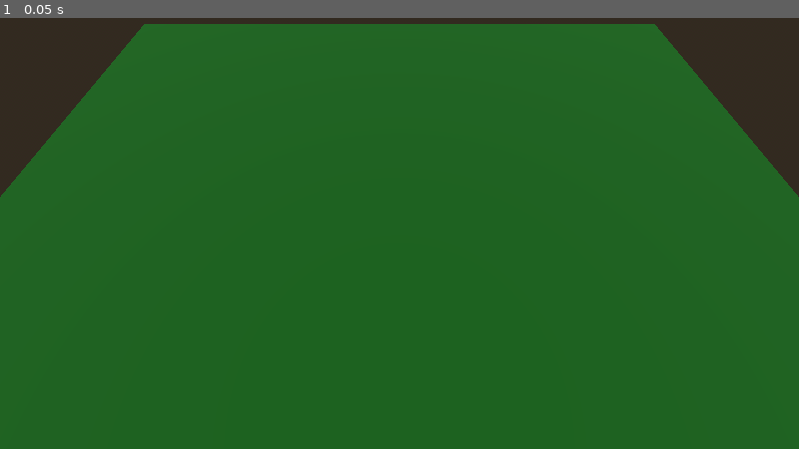
Above: before the commit, frame 1.
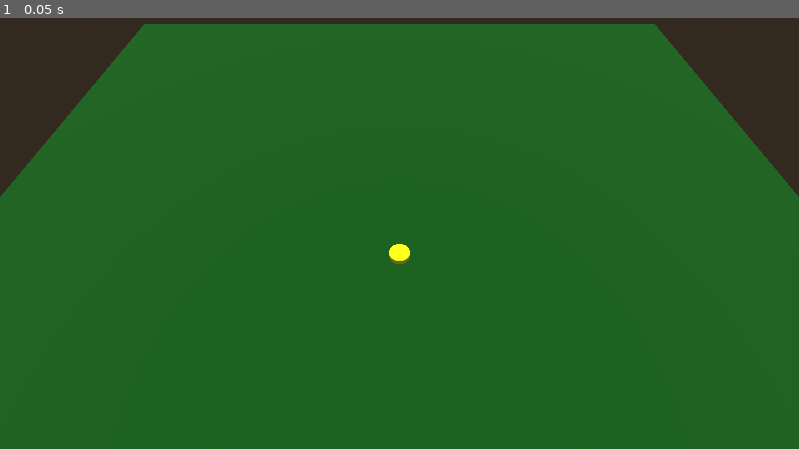
Above: after the commit, the same moment.

Repository: pharminithegame-dev/TowerDefenseGameJam
Game: Godot game, scene res://Scenes/Testing/AlexDemoScene.tscn
Two runs of this game, one before a commit and one after it. Both use one fixed random seed, a clock stepped at 60 frames per second and the inputs below.
Inputs:
- Up to frame 1 (0.05 s): no input

The runs differ from the first frame. In frame 1, 0.1% of the frame differs, in the area x 48-52%, y 52-58%.

Commit message:
Added primitive coin, setup for camera click events.
Made a material for a coin, easily adjustable later. Something to note is that the capsule collision object (which i read up on stackexchange) is scaled to fit the coin, but gives a warning that it not being uniform might not perform as expected. I'm keeping it for now, but if it comes to it i'll look into it.

Diff:
--- /dev/null
+++ b/Art/Materials/money.tres
@@ -0,0 +1,4 @@
+[gd_resource type="StandardMaterial3D" format=3 uid="uid://xqcd7fmpuxua"]
+
+[resource]
+albedo_color = Color(1, 1, 0, 1)
--- /dev/null
+++ b/Scenes/Money/money.tscn
@@ -0,0 +1,19 @@
+[gd_scene load_steps=4 format=3 uid="uid://8gp71ntyt4f3"]
+
+[ext_resource type="Material" uid="uid://xqcd7fmpuxua" path="res://Art/Materials/money.tres" id="1_r8swn"]
+
+[sub_resource type="CapsuleMesh" id="CapsuleMesh_rngxq"]
+
+[sub_resource type="CapsuleShape3D" id="CapsuleShape3D_vamrx"]
+
+[node name="Money" type="Area3D"]
+transform = Transform3D(1, 0, 0, 0, 1, 0, 0, 0, 1, 0, 0.88909, 0)
+
+[node name="MeshInstance3D" type="MeshInstance3D" parent="."]
+transform = Transform3D(0.781, 0, 0, 0, 0.287, 0, 0, 0, 0.884, 0, 0, 0)
+material_override = ExtResource("1_r8swn")
+mesh = SubResource("CapsuleMesh_rngxq")
+
+[node name="CollisionShape3D" type="CollisionShape3D" parent="."]
+transform = Transform3D(0.781, 0, 0, 0, 0.287, 0, 0, 0, 0.884, 0, 0, 0)
+shape = SubResource("CapsuleShape3D_vamrx")
--- /dev/null
+++ b/Scenes/Money/moneyPickup.gd
@@ -0,0 +1,15 @@
+extends Area3D
+
+var value: int = 10
+
+# Called when the node enters the scene tree for the first time.
+func _ready() -> void:
+	add_to_group("money")
+
+
+# Called every frame. 'delta' is the elapsed time since the previous frame.
+func _process(delta: float) -> void:
+	pass
+
+func pick_up() -> void:
+	MoneyManager.add_money(value)
--- a/Scenes/Testing/AlexDemoScene.tscn
+++ b/Scenes/Testing/AlexDemoScene.tscn
@@ -1,4 +1,7 @@
-[gd_scene load_steps=6 format=3 uid="uid://dxyq2g7cbh0hw"]
+[gd_scene load_steps=8 format=3 uid="uid://dxyq2g7cbh0hw"]
+
+[ext_resource type="PackedScene" uid="uid://8gp71ntyt4f3" path="res://Scenes/Money/money.tscn" id="1_7t8vs"]
+[ext_resource type="Script" path="res://Scenes/Money/moneyPickup.gd" id="2_ci3cq"]
 
 [sub_resource type="ProceduralSkyMaterial" id="ProceduralSkyMaterial_j0urm"]
 
@@ -32,3 +35,6 @@
 transform = Transform3D(20, 0, 0, 0, 20, 0, 0, 0, 20, 0, 0, 0)
 mesh = SubResource("PlaneMesh_nqawe")
 skeleton = NodePath("../Camera3D")
+
+[node name="Money" parent="." instance=ExtResource("1_7t8vs")]
+script = ExtResource("2_ci3cq")
